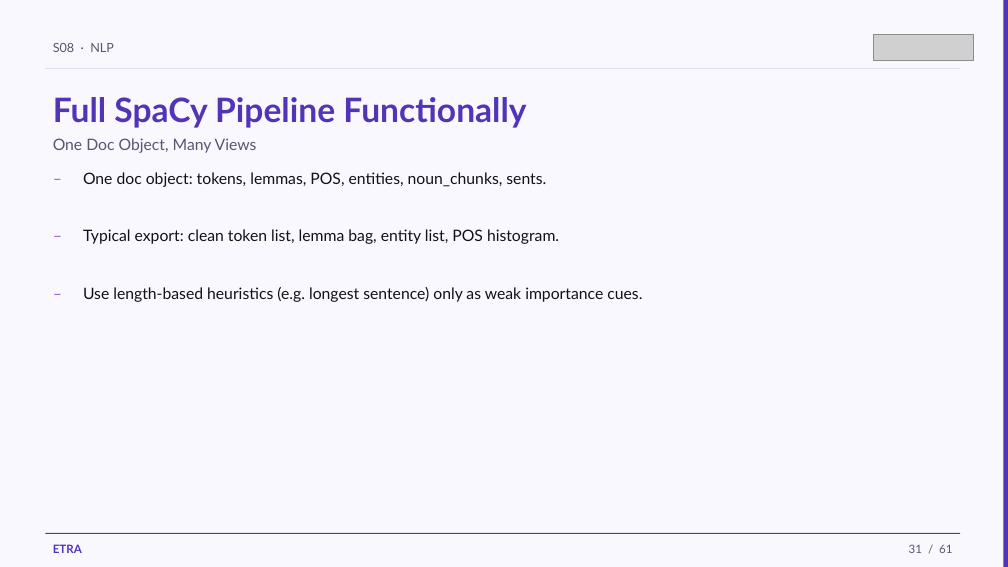
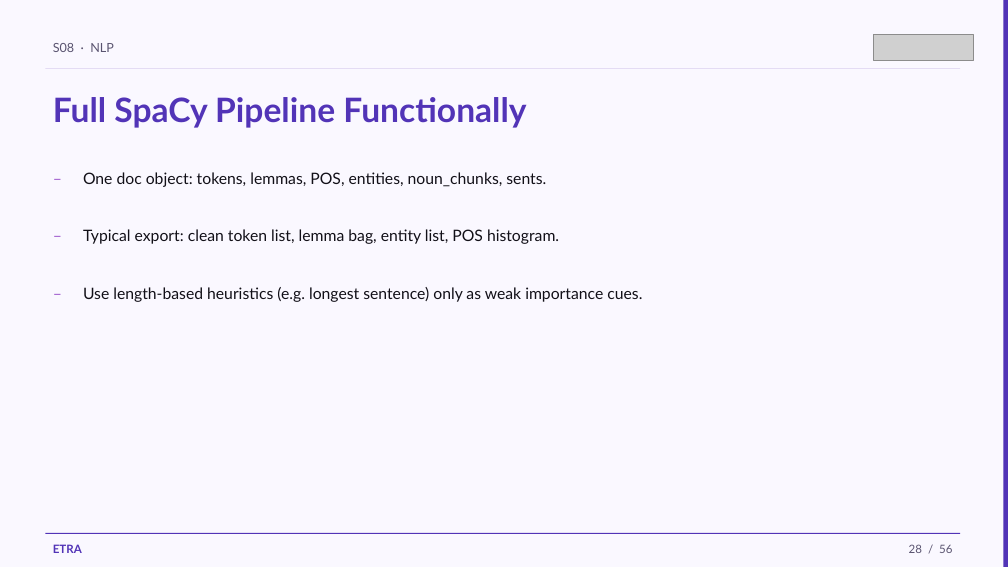
Before and after one commit to iksasa15/AI-ML, a slide deck: slide 28 of web-presentation/pdf-exports/Week3-Session1-NLP.pptx (slide 31 before the commit). Drawn at 1008x567 pixels with LibreOffice and Linux fonts; fonts in the diff are those of the drawing; grey boxes stand for pictures. Boxes give left, top, right and bottom in pixels: in the first picture for what was removed or moved away, otherwise in the second. Text is boxed around its words. In the diff, an @@ line names an element or a change of style, - is before the commit and + after.

```diff
--- a/web-presentation/pdf-exports/Week3-Session1-NLP.pptx
+++ b/web-presentation/pdf-exports/Week3-Session1-NLP.pptx
@@ text removed at <box>53,138,257,153</box> @@
-One Doc Object, Many Views
@@ text at <box>909,544,952,553</box>: text changed @@
-31 / 61
+28 / 56
```
Also in this commit, not shown: 51 other slides changed, 3 slides added, 8 slides removed, 4 other files.
